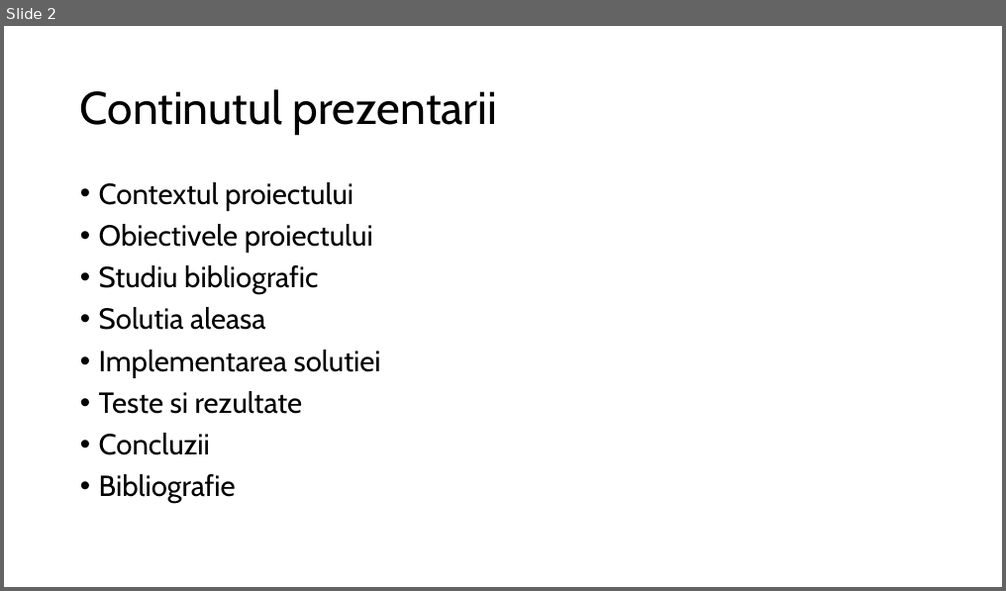
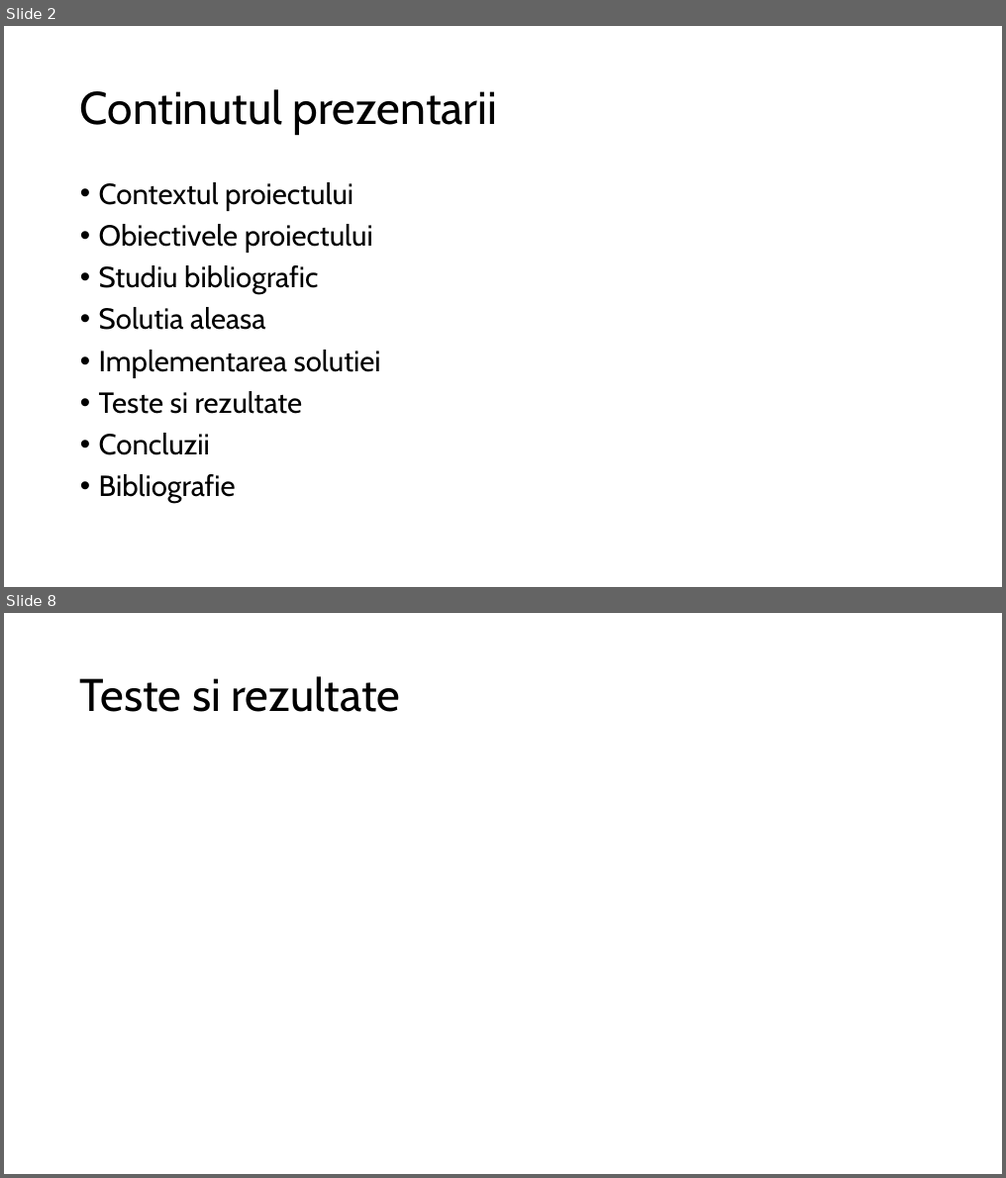
Before and after one commit to Coposescu/IoTDocumentation, a slide deck: Coposescu_Mihai_Octavian_prezentare.pptx. Shown one above the other, each under a label of ours: slide 2 before the commit, slides 2 and 8 after it; the slides between them are not shown. The pictures are 1006x591 and 1006x1178 pixels, drawn with LibreOffice and Linux fonts; fonts in the diff are those of the drawing. Boxes give left, top, right and bottom in pixels: in the first picture for what was removed or moved away, otherwise in the second. Text is boxed around its words. In the diff, an @@ line names an element or a change of style, - is before the commit and + after.

```diff
--- a/Coposescu_Mihai_Octavian_prezentare.pptx
+++ b/Coposescu_Mihai_Octavian_prezentare.pptx
@@ slide 8 added at [4, 613, 1002, 1174], background #FFFFFF @@
@@ title added at [80, 676, 400, 712], 44 pt, text #000000 @@
+Teste si rezultate
```
Also in this commit, not shown: 7 other slides added, 2 other files.
